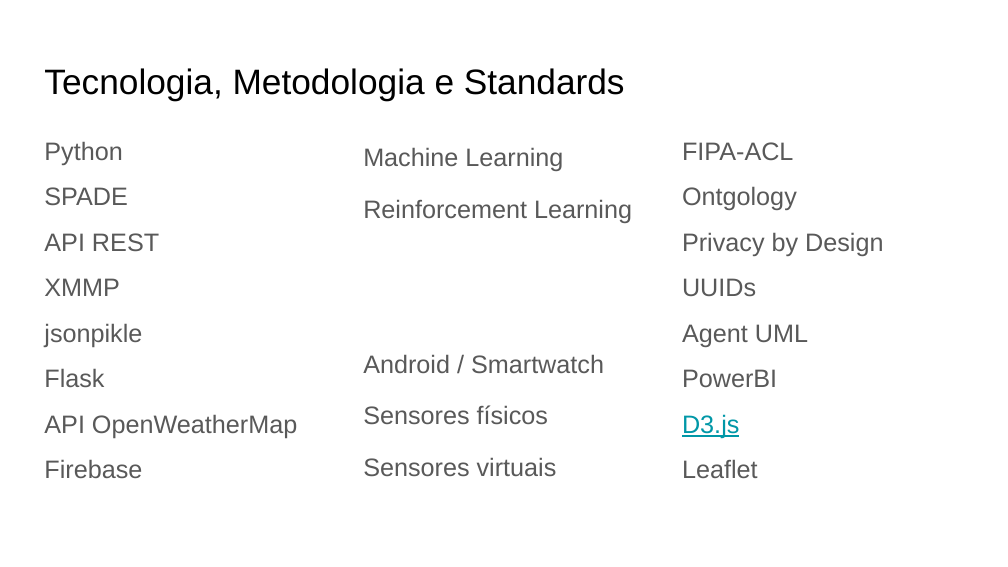
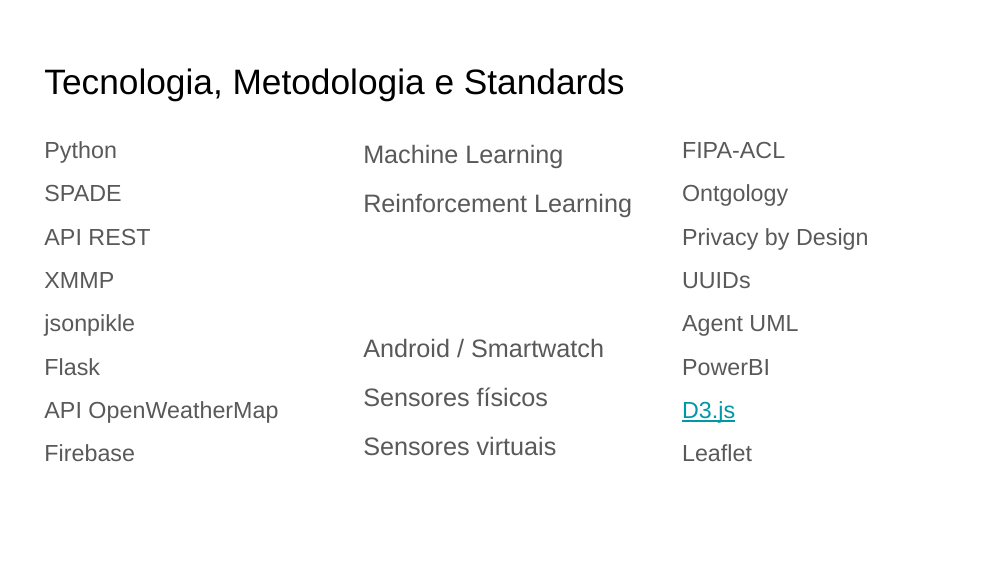
Before and after one commit to MIA-CDFR/SAASMRL, a slide deck: slide 3 of Relatórios/ASMA/PPT/PPT_ASMA _v1.pptx. Drawn at 1008x567 pixels with LibreOffice and Linux fonts; fonts in the diff are those of the drawing. Boxes give left, top, right and bottom in pixels: in the first picture for what was removed or moved away, otherwise in the second. Text is boxed around its words. In the diff, an @@ line names an element or a change of style, - is before the commit and + after.

Commit message:
update apresentação agentes

```diff
--- a/Relatórios/ASMA/PPT/PPT_ASMA _v1.pptx
+++ b/Relatórios/ASMA/PPT/PPT_ASMA _v1.pptx
@@ text "Python" at box(44, 141, 278, 461): size 18 to 16.6 pt @@
@@ text "Machine Learning" at box(363, 144, 632, 455): line spacing 1.15 to 1.05 @@
@@ text "FIPA-ACL" at box(682, 142, 869, 461): size 18 to 16.6 pt @@
```
Also in this commit, not shown: 6 other slides changed.
